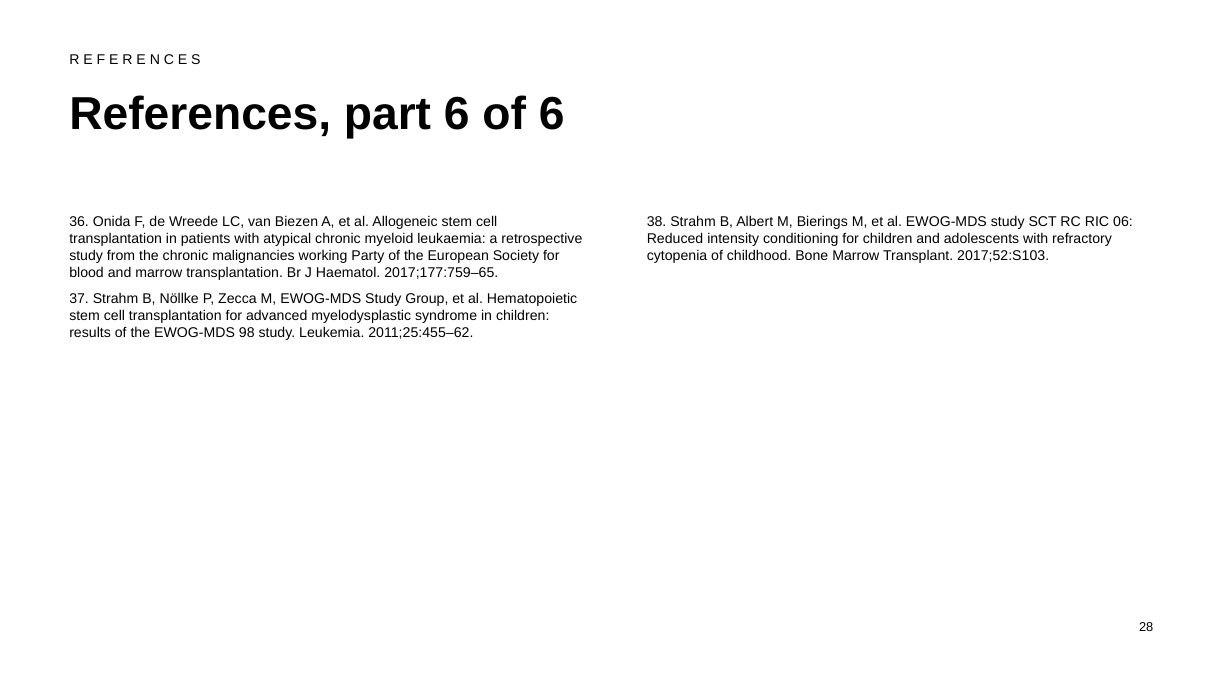
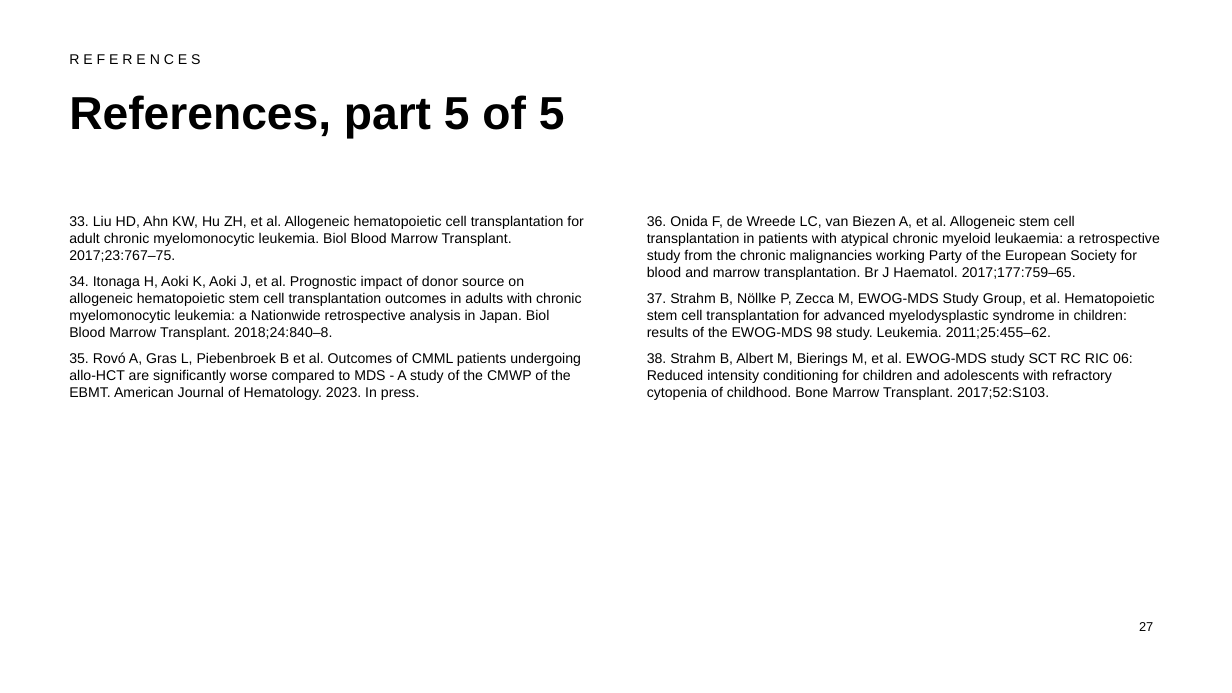
Before and after one commit to htlin222/ebmt-handbook-skill, a slide deck: slide 27 of slides/decks/s23-mds-mds-mpn.pptx (slide 28 before the commit). Drawn at 1232x693 pixels with LibreOffice and Linux fonts; fonts in the diff are those of the drawing. Boxes give left, top, right and bottom in pixels: in the first picture for what was removed or moved away, otherwise in the second. Text is boxed around its words. In the diff, an @@ line names an element or a change of style, - is before the commit and + after.

```diff
--- a/slides/decks/s23-mds-mds-mpn.pptx
+++ b/slides/decks/s23-mds-mds-mpn.pptx
@@ title at bbox=[69, 95, 565, 139]: text changed @@
-References, part 6 of 6
+References, part 5 of 5
@@ text at bbox=[69, 215, 583, 400]: text changed @@
-36. Onida F, de Wreede LC, van Biezen A, et al. Allogeneic stem cell transplantation in patients with atypical chronic myeloid leukaemia: a retrospective study from the chronic malignancies working Party of the European Society for blood and marrow transplantation. Br J Haematol. 2017;177:759–65.
-37. Strahm B, Nöllke P, Zecca M, EWOG-MDS Study Group, et al. Hematopoietic stem cell transplantation for advanced myelodysplastic syndrome in children: results of the EWOG-MDS 98 study. Leukemia. 2011;25:455–62.
+33. Liu HD, Ahn KW, Hu ZH, et al. Allogeneic hematopoietic cell transplantation for adult chronic myelomonocytic leukemia. Biol Blood Marrow Transplant. 2017;23:767–75.
+34. Itonaga H, Aoki K, Aoki J, et al. Prognostic impact of donor source on allogeneic hematopoietic stem cell transplantation outcomes in adults with chronic myelomonocytic leukemia: a Nationwide retrospective analysis in Japan. Biol Blood Marrow Transplant. 2018;24:840–8.
+35. Rovó A, Gras L, Piebenbroek B et al. Outcomes of CMML patients undergoing allo-HCT are significantly worse compared to MDS - A study of the CMWP of the EBMT. American Journal of Hematology. 2023. In press.
@@ text at bbox=[647, 215, 1160, 340]: paragraphs added @@
+36. Onida F, de Wreede LC, van Biezen A, et al. Allogeneic stem cell transplantation in patients with atypical chronic myeloid leukaemia: a retrospective study from the chronic malignancies working Party of the European Society for blood and marrow transplantation. Br J Haematol. 2017;177:759–65.
+37. Strahm B, Nöllke P, Zecca M, EWOG-MDS Study Group, et al. Hematopoietic stem cell transplantation for advanced myelodysplastic syndrome in children: results of the EWOG-MDS 98 study. Leukemia. 2011;25:455–62.
@@ page number at bbox=[1139, 622, 1153, 631]: text changed @@
-28
+27
```
Also in this commit, not shown: 4 other slides changed, 1 slide removed, 18 other files.
